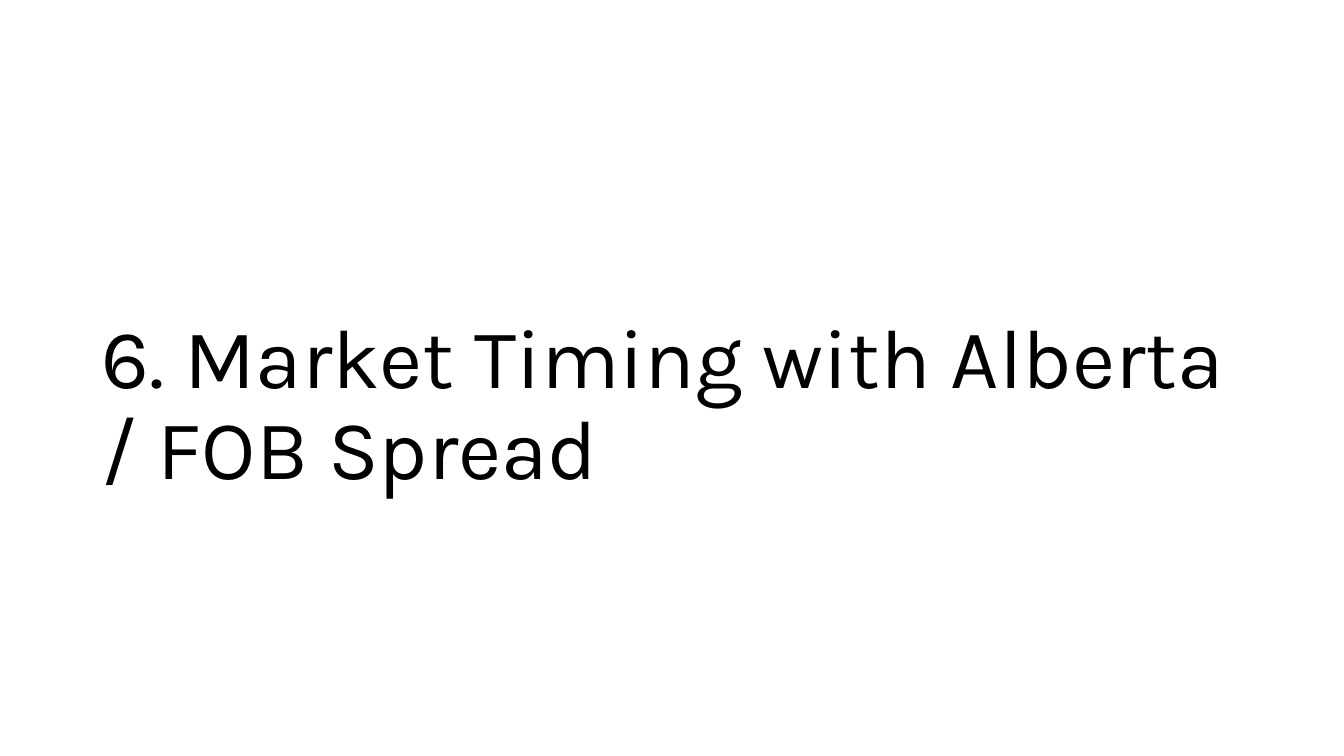
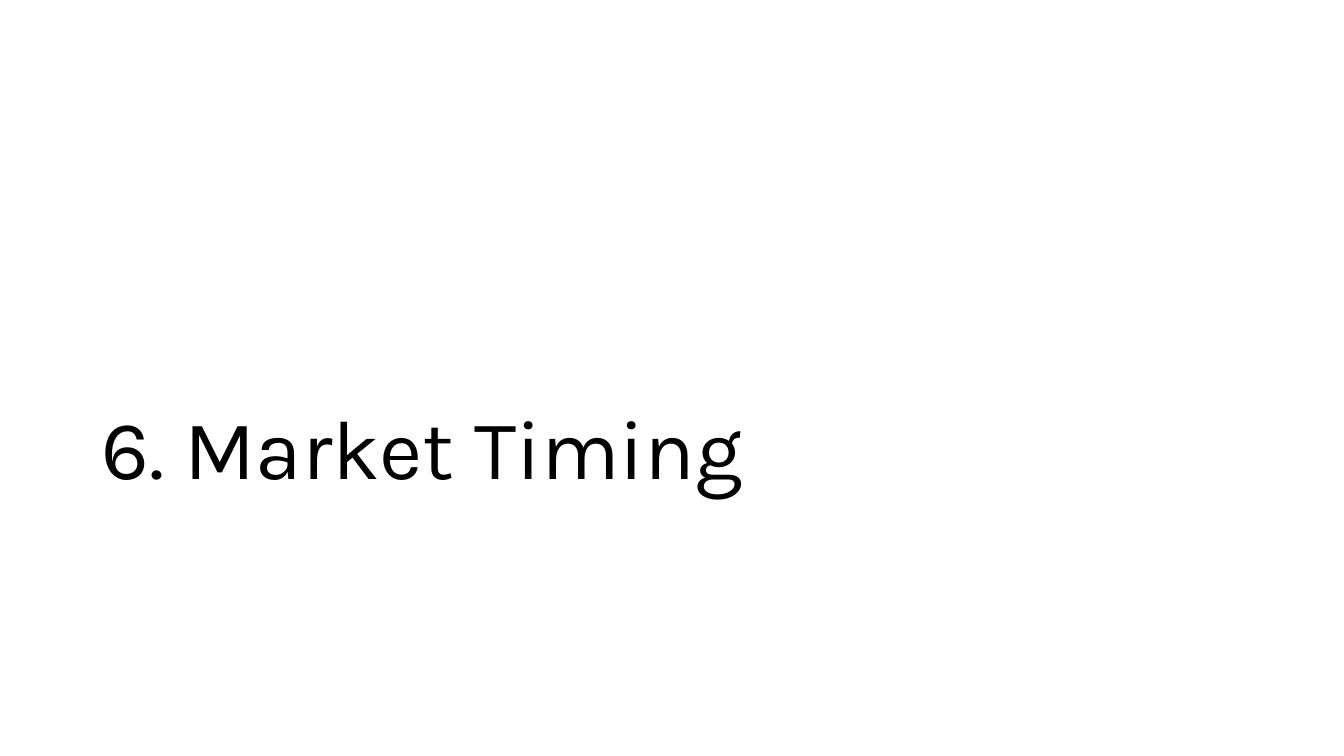
Before and after one commit to mahdi-ghafarian/time-series, a slide deck: slide 23 of borderland/2-urea/presentation/urea.pptx. Drawn at 1344x756 pixels with LibreOffice and Linux fonts; fonts in the diff are those of the drawing. Boxes give left, top, right and bottom in pixels: in the first picture for what was removed or moved away, otherwise in the second. Text is boxed around its words. In the diff, an @@ line names an element or a change of style, - is before the commit and + after.

```diff
--- a/borderland/2-urea/presentation/urea.pptx
+++ b/borderland/2-urea/presentation/urea.pptx
@@ title at [102, 421, 743, 499]: text changed @@
-6. Market Timing with Alberta / FOB Spread
+6. Market Timing
```
Also in this commit, not shown: 3 other slides changed, 1 slide added, 7 other files.
